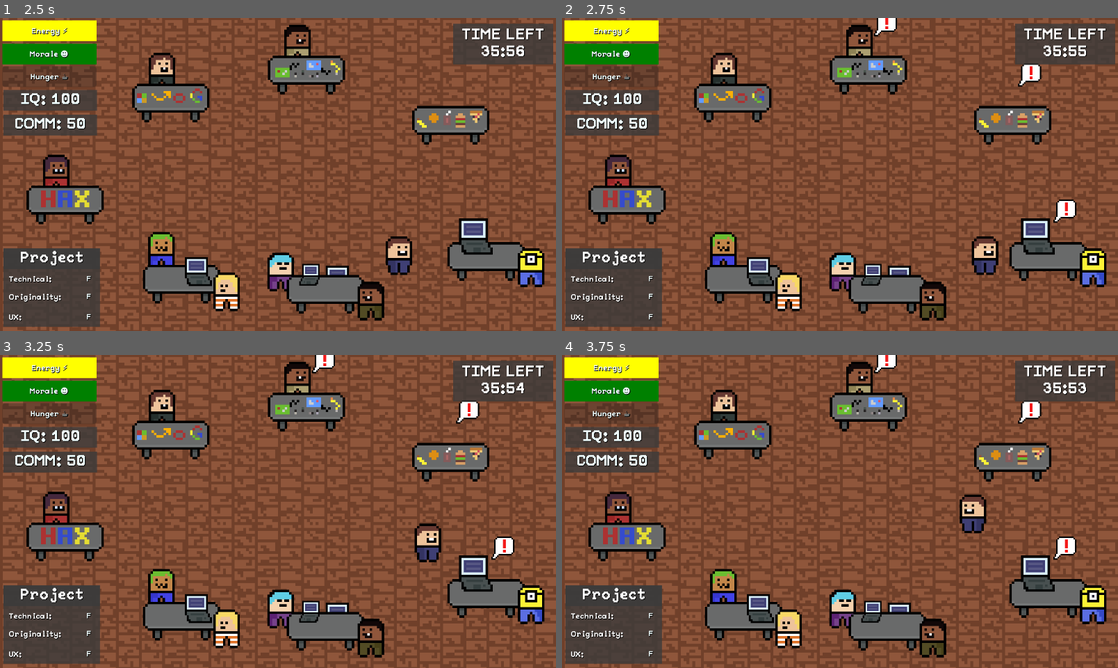
Above: before the commit, frames 1-4 (two rows, left to right).
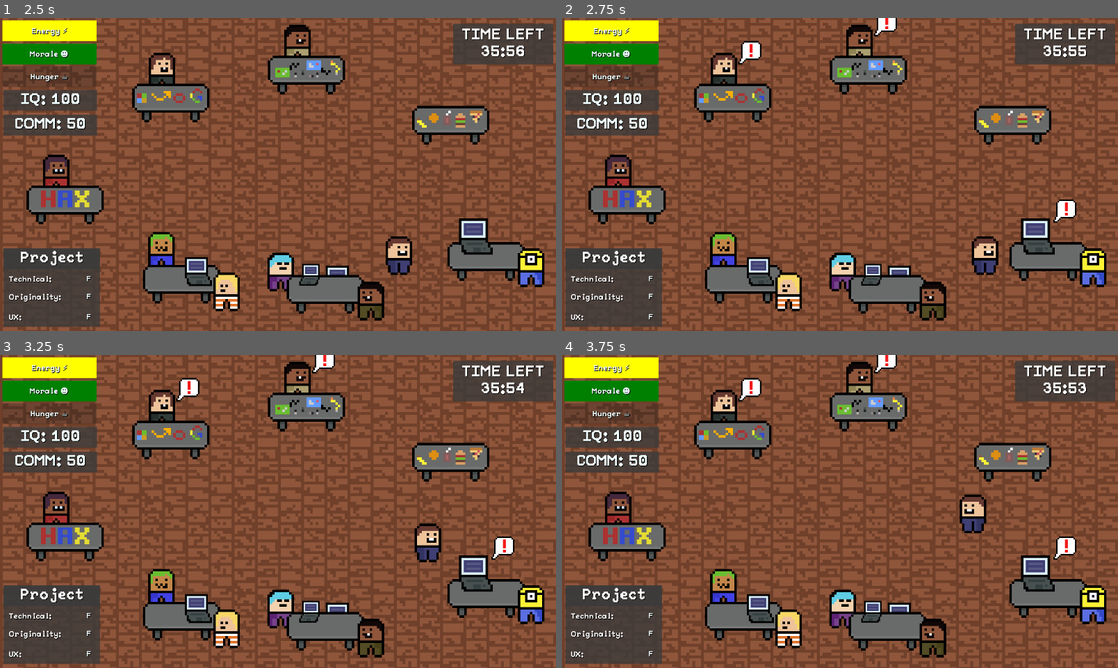
Above: after the commit, the same moments.

Repository: yuwex/bitcamp2025
Game: Godot game, scene res://scenes/game/main.tscn
Same seed, same stepped clock (60 frames per second), same inputs: the game is played once before the commit and once after it. This scene is started directly instead of the project's main scene.
Inputs:
- Up to frame 1 (2.5 s): tap Enter at 0.5 s; hold D (right) 0.53-1.28 s; tap Space (interact) at 0.6, 2, 2.1 s; hold S (down) 1.28-2.03 s; tap Shift (sprint) at 1.35 s; hold D (right) from 2.03 s (still down)
- Up to frame 2 (2.75 s): keep holding D (right)
- Up to frame 3 (3.25 s): release D (right) at 2.78 s; hold W (up) from 2.78 s (still down); tap Shift (sprint) at 2.85 s
- Up to frame 4 (3.75 s): release W (up) at 3.53 s; hold A (left) from 3.53 s (still down); tap Space (interact) at 3.6 s

Frame 1 is identical in both runs. In frame 2, 0.5% of the frame differs, in the area x 31-87%, y 7-22%; in frame 3, 0.5%; in frame 4, 0.5%.

Commit message:
add end screen fix one thing in json lol
also fix some other bugs idk at this point

Diff:
--- a/data/events.json
+++ b/data/events.json
@@ -2920,7 +2920,7 @@
 			"id": 65,
 			"conditions": [],
 			"weight": 400,
-			"station": "FOOD",
+			"station": "HACKING",
 			"description": "You ask ChatGPT for help on your project.",
 			"options": [
 				{
--- a/scenes/game/main.gd
+++ b/scenes/game/main.gd
@@ -7,6 +7,7 @@
 	EventManager.initEvents()
 	GlobalSignals.connect("event_started", _on_event_started)
 	GlobalSignals.connect("event_completed", _on_event_completed)
+	GlobalSignals.connect("time_up", _on_time_up)
 
 func _on_timer_timeout() -> void:
 	GameManager.timerTick()
@@ -26,3 +27,7 @@
 		else:
 			GameManager.time = 10
 		stats.time.text = 'TIME LEFT\n%d:%02d' % [GameManager.time / 60, GameManager.time % 60]
+
+func _on_time_up() -> void:
+	$Gameover.all()
+	$Gameover.visible = true
--- a/scenes/game/main.tscn
+++ b/scenes/game/main.tscn
@@ -14,6 +14,7 @@
 [ext_resource type="PackedScene" uid="uid://80q14k0a0tnb" path="res://scenes/decorations/laptop.tscn" id="10_hwog6"]
 [ext_resource type="PackedScene" uid="uid://bvbjym0lmt1ff" path="res://scenes/decorations/two.tscn" id="11_43pvk"]
 [ext_resource type="PackedScene" uid="uid://bib3kl7rg45xs" path="res://scenes/decorations/one.tscn" id="12_7a7dk"]
+[ext_resource type="PackedScene" uid="uid://78cslb1d1dou" path="res://scenes/gameover/gameover.tscn" id="15_ckq83"]
 
 [sub_resource type="RectangleShape2D" id="RectangleShape2D_lkswk"]
 size = Vector2(1271, 52)
@@ -323,4 +324,8 @@
 position = Vector2(1183, 325)
 shape = SubResource("RectangleShape2D_hwog6")
 
+[node name="Gameover" parent="." instance=ExtResource("15_ckq83")]
+visible = false
+z_index = 4096
+
 [connection signal="timeout" from="Timer" to="." method="_on_timer_timeout"]
--- a/scenes/gamelogic/gameManager.gd
+++ b/scenes/gamelogic/gameManager.gd
@@ -10,7 +10,7 @@
 	time -= 1
 
 	if time <= 0:
-		pass
+		GlobalSignals.time_up.emit()
 		#time up
 
 	if events_active:
--- a/scenes/gamelogic/global_signals.gd
+++ b/scenes/gamelogic/global_signals.gd
@@ -4,5 +4,6 @@
 signal events_ignored()
 signal event_started(event : Event)
 signal event_completed()
+signal time_up()
 
 signal effects_applied(effect: Array[Event.Effect])
--- a/scenes/gamelogic/stats.gd
+++ b/scenes/gamelogic/stats.gd
@@ -36,15 +36,9 @@
 	elif effect.type == Event.StatChangeType.MULTIPLICATIVE:
 		stats[effect.stat] = int(stats[effect.stat] * effect.value)
 
-	if stats[StatType.HUNGER] <= 0:
+	if stats[StatType.HUNGER] >= 100:
 		GameManager.time = 0
 	if stats[StatType.ENERGY] <= 0:
-		GameManager.time = 0
-	if stats[StatType.KNOWLEDGE] <= 0:
-		GameManager.time = 0
-	if stats[StatType.MORALE] <= 0:
-		GameManager.time = 0
-	if stats[StatType.COMMUNICATION] <= 0:
 		GameManager.time = 0
 
 	effect_applied.emit(effect)
--- a/scenes/gameover/gameover.gd
+++ b/scenes/gameover/gameover.gd
@@ -8,9 +8,6 @@
 @onready var shader_rare: ShaderMaterial = preload("res://shader/bluehydro.tres")
 @onready var shader_legendary: ShaderMaterial = preload("res://shader/greenhydro.tres")
 @onready var shader_truecoder: ShaderMaterial = preload("res://shader/goldhydrodark.tres")
-
-func _ready():
-	all()
 
 enum Endings {
 	BEST,
Not shown: 1 places in scenes/game/main.tscn that only renumber resources
